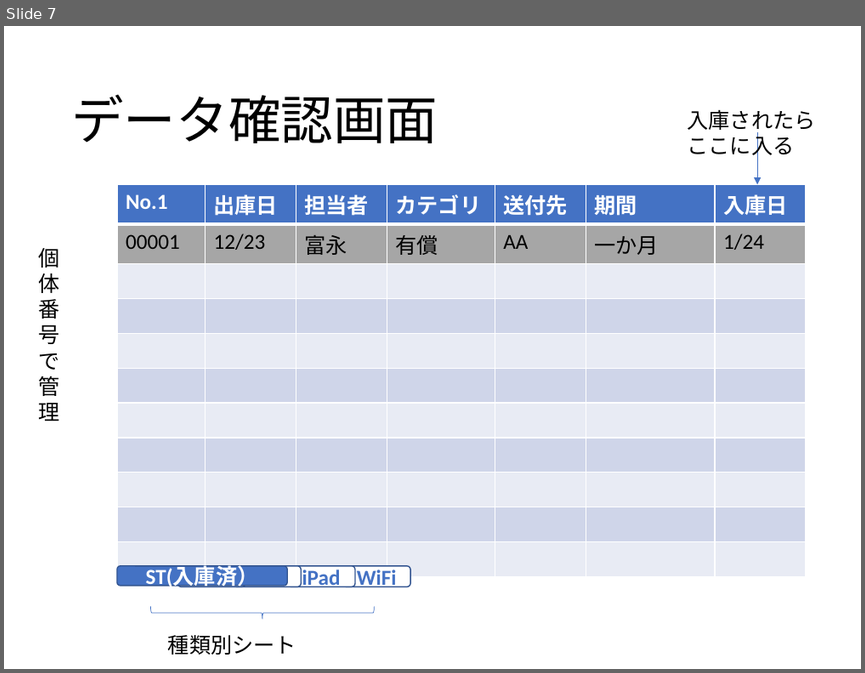
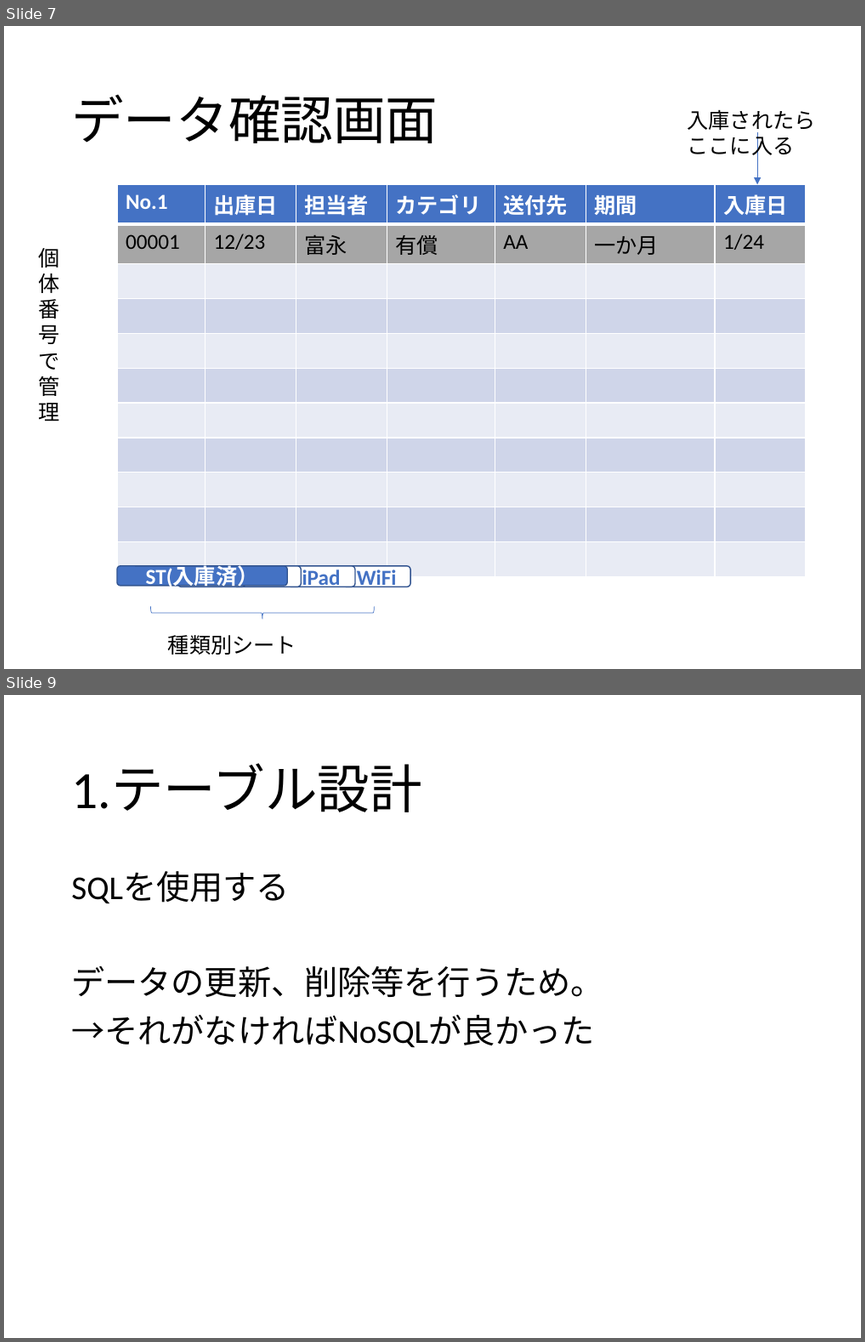
Before and after one commit to takuyaaaaaaahaaaaaa/InventoryManagementTool, a slide deck: 出入庫システムイメージ2.pptx. Shown one above the other, each under a label of ours: slide 7 before the commit, slides 7 and 9 after it; the slides between them are not shown. The pictures are 865x673 and 865x1342 pixels, drawn with LibreOffice and Linux fonts; fonts in the diff are those of the drawing. Boxes give left, top, right and bottom in pixels: in the first picture for what was removed or moved away, otherwise in the second. Text is boxed around its words. In the diff, an @@ line names an element or a change of style, - is before the commit and + after.

```diff
--- a/出入庫システムイメージ2.pptx
+++ b/出入庫システムイメージ2.pptx
@@ slide 9 added at box(4, 695, 861, 1338), background #FFFFFF @@
@@ title added at box(71, 765, 422, 812), 44 pt, text #000000 @@
+1.テーブル設計
@@ text added at box(71, 871, 603, 1048), 28 pt, text #000000 @@
+SQLを使用する
+データの更新、削除等を行うため。
+→それがなければNoSQLが良かった
```
Also in this commit, not shown: 1 other slide added.
